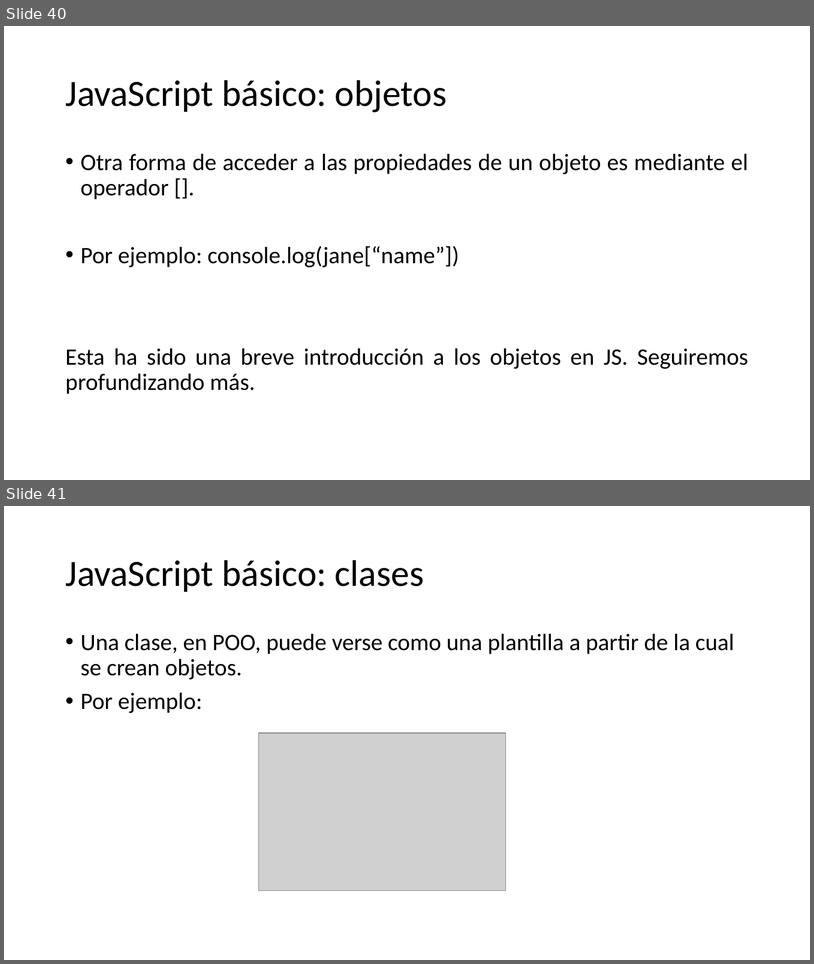
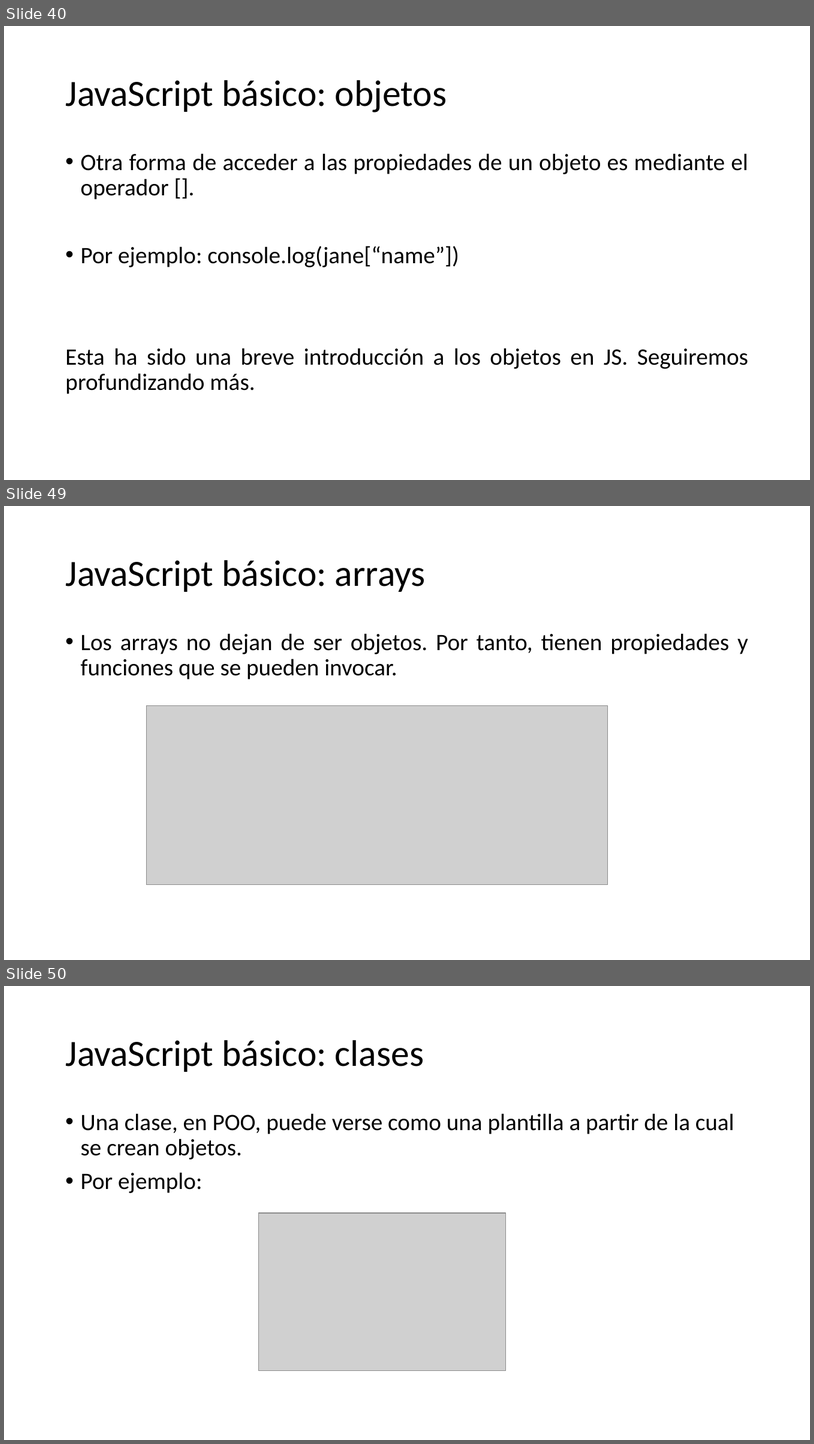
Before and after one commit to SarutobiKonohamaru/js_full_course, a slide deck: Presentacion.pptx. Shown one above the other, each under a label of ours: slides 40 and 41 before the commit, slides 40, 49 and 50 after it; the slides between them are not shown. The pictures are 814x964 and 814x1444 pixels, drawn with LibreOffice and Linux fonts; fonts in the diff are those of the drawing; grey boxes stand for pictures. Boxes give left, top, right and bottom in pixels: in the first picture for what was removed or moved away, otherwise in the second. Text is boxed around its words. In the diff, an @@ line names an element or a change of style, - is before the commit and + after.

Commit message:
Add arrays section

```diff
--- a/Presentacion.pptx
+++ b/Presentacion.pptx
@@ slide 49 added at [4, 506, 810, 960], background #FFFFFF @@
@@ title added at [65, 560, 426, 592], 44 pt, text #000000 @@
+JavaScript básico: arrays
@@ text added at [81, 633, 749, 679], 28 pt, text #000000 @@
+• Los arrays no dejan de ser objetos. Por tanto, tienen propiedades y funciones que se pueden invocar.
@@ picture added at [147, 706, 608, 885] @@
@@ what was slide 41 is now slide 50 @@
```
Also in this commit, not shown: 9 other slides added.
